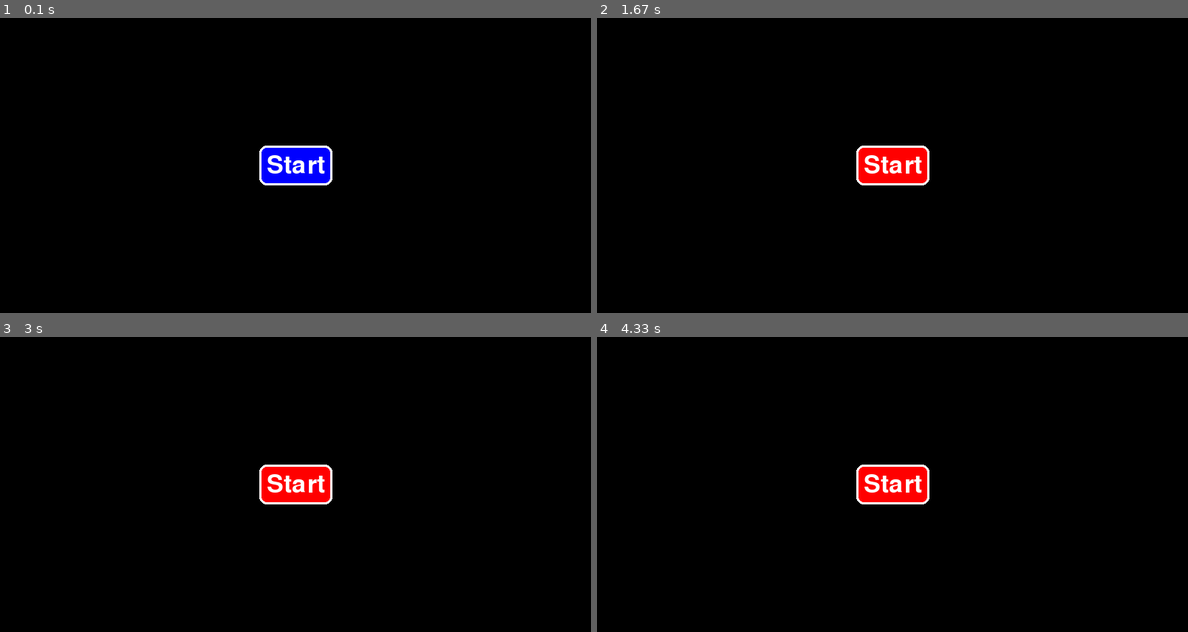
Above: before the commit, frames 1-4 (two rows, left to right).
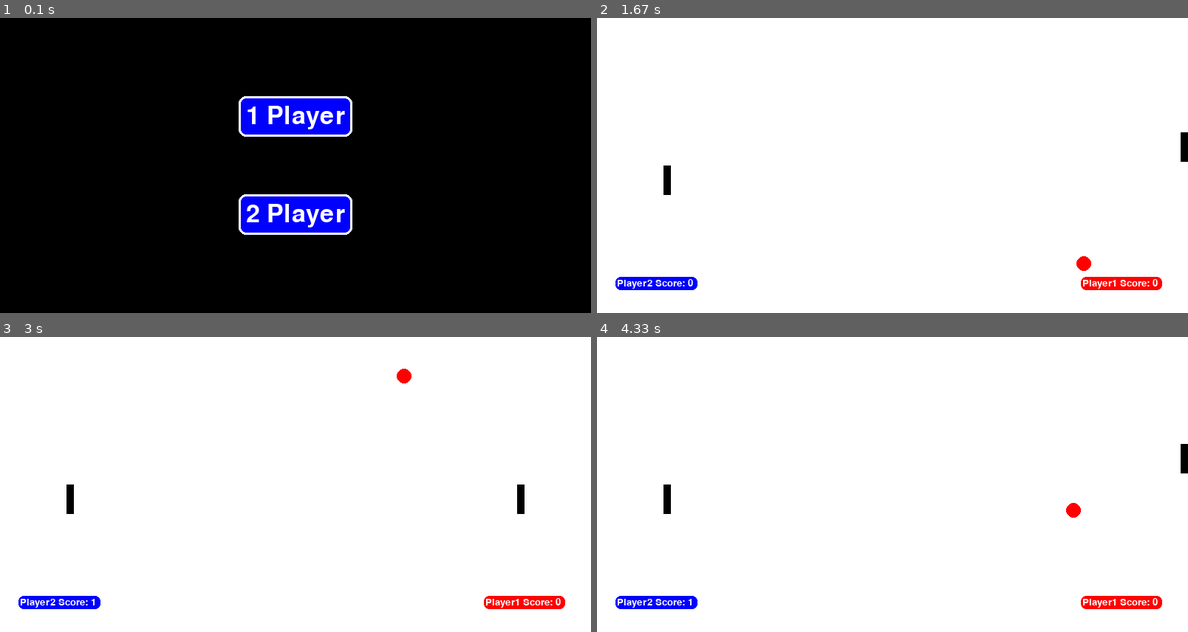
Above: after the commit, the same moments.

Repository: ShreeDesh12/pygame-pingpong
Game: pygame game, started from main.py
The game is run twice, just before and just after one commit, with the same random seed, the same clock (stepped at 60 frames per second) and the same inputs.
Inputs (mouse positions are in pixels of both pictures, inside the frame that each line leads up to):
- Up to frame 1 (0.1 s): no input
- Up to frame 2 (1.67 s): click (892, 115) at 0.38 s, where only the run after the commit has a clickable "1 Player"; hold Right 0.67-1.13 s; move the mouse to (868, 177) at 0.7 s; hold Up 1.17-1.47 s; hold Right from 1.5 s (still down)
- Up to frame 3 (3 s): release Right at 1.97 s; hold Left 2-2.53 s; hold Down 2.57-2.87 s; hold Left from 2.9 s (still down)
- Up to frame 4 (4.33 s): release Left at 3.3 s; hold Up 3.33-3.7 s; hold Right from 3.73 s (still down)

The runs differ from the first frame. In frame 1, 6.9% of the frame differs, in the area x 40-60%, y 26-74%; in frame 2, 99%, in the area x 0-100%, y 0-100%; in frame 3, 99%; in frame 4, 99%.

Commit message:
Autoplay feature added

Diff:
--- a/constants/ball.py
+++ b/constants/ball.py
@@ -3,5 +3,5 @@
 
 
 class BallSpeed:
-    X_SPEED = 5
-    Y_SPEED = 5
+    X_SPEED = 7
+    Y_SPEED = 7
--- a/constants/common.py
+++ b/constants/common.py
@@ -1,3 +1,6 @@
+from enum import Enum
+
+
 class Colors:
     BLUE = "blue"
     WHITE = (255, 255, 255)
@@ -7,3 +10,9 @@
 
 class Game:
     WIN_SCORE: int = 5
+
+
+class GameMode(str, Enum):
+    NOT_SELECTED = "not_selected"
+    COMPUTER = "computer"
+    TWO_PLAYERS = "2_players"
--- a/main.py
+++ b/main.py
@@ -2,13 +2,15 @@
 import pygame
 
 from constants.bat import BatRestrictions
-from constants.common import Colors
-from constants.screen import SCREEN_WIDTH
+from constants.common import Colors, GameMode
+from constants.screen import SCREEN_WIDTH, SCREEN_HEIGHT
 from objects.ball import Ball
 from objects.bat import Bat
 from objects.button import Button
 from objects.player import Player
 from objects.screen import Screen
+from stratergy.autoplay import autoplay
+from stratergy.gamemode import GameModeStrategy
 from stratergy.pingpong import (
     winning_strategy_for_right_player,
     winning_strategy_for_left_player,
@@ -24,11 +26,21 @@
     pygame.mixer.music.set_volume(0.5)
     pygame.mixer.music.play(-1)
 
-    start_button = Button(text_str="Start", toggle_with_mouse=True)
+    play_against_computer = Button(text_str="1 Player", x_loc=SCREEN_WIDTH//2, y_loc=SCREEN_HEIGHT//3,
+                                   toggle_with_mouse=True)
+    two_player = Button(text_str="2 Player", x_loc=SCREEN_WIDTH//2, y_loc=2*SCREEN_HEIGHT//3, toggle_with_mouse=True, is_screen_fill_required=False)
 
     end_button = None
 
-    screen = Screen(start_button=start_button, end_button=None)
+    screen = Screen(start_buttons=[{
+        "button": play_against_computer,
+        "operation": GameModeStrategy.set_game_against_computer
+    },{
+        "button": two_player,
+        "operation": GameModeStrategy.set_game_against_player
+    }],
+        end_button=None
+    )
 
     # Screen settings
     pygame.display.set_caption("PingPong")
@@ -68,19 +80,19 @@
 
     clock = pygame.time.Clock()
 
-    game_started = False
+    game_mode = GameMode.NOT_SELECTED
 
     running = True
     while running:
         screen.set_background(color=Colors.WHITE)
-        if not game_started:
-            game_started = screen.start_screen()
+        if game_mode == GameMode.NOT_SELECTED:
+            game_mode = screen.start_screen()
 
         elif end_button is not None:
             screen.set_end_button(end_button=end_button)
             game_restarted = screen.end_screen()
             if game_restarted:
-                game_started = False
+                game_mode = GameMode.NOT_SELECTED
                 end_button = None
                 player_1.set_score(0)
                 player_2.set_score(0)
@@ -94,7 +106,11 @@
             keys = pygame.key.get_pressed()
             if keys:
                 player_1.move_bat(keys=keys)
-                player_2.move_bat(keys=keys)
+                if game_mode == GameMode.TWO_PLAYERS:
+                    player_2.move_bat(keys=keys)
+
+            if game_mode == GameMode.COMPUTER:
+                autoplay(bat=bat_player_2, ball=ball)
 
             player_1.display()
             player_2.display()
--- a/objects/ball.py
+++ b/objects/ball.py
@@ -41,7 +41,7 @@
         self.__x_axis_loc += self.__x_speed
         self.__y_axis_loc += self.__y_speed
 
-    def get_boundary(self):
+    def get_position(self):
         return {
             "start_x": self.__x_axis_loc - self.__radius,
             "start_y": self.__y_axis_loc - self.__radius,
@@ -56,7 +56,7 @@
         self.__x_speed = -self.__x_speed
 
     def __validate_obstacle(self):
-        boundary = self.get_boundary()
+        boundary = self.get_position()
         screen_height, screen_width = self.__screen.get_screen_dimensions()
         if boundary["start_x"] <= 0 or boundary["end_x"] >= screen_width:
             self.__x_axis_loc = screen_width // 2
@@ -77,3 +77,6 @@
     def reset(self):
         self.__x_axis_loc = SCREEN_WIDTH // 2
         self.__y_axis_loc = SCREEN_HEIGHT // 2
+
+    def get_speed(self):
+        return self.__x_speed, self.__y_speed
--- a/objects/bat.py
+++ b/objects/bat.py
@@ -71,16 +71,16 @@
 
     def move(self, keys):
         if keys[self.__left_button]:
-            self.__move_left()
+            self.move_left()
 
         if keys[self.__right_button]:
-            self.__move_right()
+            self.move_right()
 
         if keys[self.__up_button]:
-            self.__move_up()
+            self.move_up()
 
         if keys[self.__down_button]:
-            self.__move_down()
+            self.move_down()
 
     def display(self):
         self.__validate_position()
@@ -111,16 +111,16 @@
             "max_y": self.__max_y_axis,
         }
 
-    def __move_left(self):
+    def move_left(self):
         self.__x_axis_loc -= self.__x_speed
 
-    def __move_right(self):
+    def move_right(self):
         self.__x_axis_loc += self.__x_speed
 
-    def __move_up(self):
+    def move_up(self):
         self.__y_axis_loc -= self.__y_speed
 
-    def __move_down(self):
+    def move_down(self):
         self.__y_axis_loc += self.__y_speed
 
     def __validate_position(self):
--- a/objects/screen.py
+++ b/objects/screen.py
@@ -1,6 +1,7 @@
 import pygame
+from typing import List
 
-from constants.common import Colors
+from constants.common import Colors, GameMode
 from constants.screen import SCREEN_HEIGHT, SCREEN_WIDTH, SCREEN_COLOR
 from objects.button import Button
 
@@ -11,14 +12,14 @@
         height: int = SCREEN_HEIGHT,
         width: int = SCREEN_WIDTH,
         color: str = SCREEN_COLOR,
-        start_button: Button = None,
+        start_buttons: list = None,
         end_button: Button = None,
     ):
         self.__width = width
         self.__height = height
         self.__color = color
         self.__screen_obj = pygame.display.set_mode((self.__width, self.__height))
-        self.__start_button = start_button
+        self.__start_buttons = start_buttons if start_buttons else []
         self.__end_button = end_button
 
     def get_screen(self):
@@ -34,24 +35,23 @@
         print("Rendering text")
         self.__screen_obj.blit(text, text_rect)
 
-    def set_start_button(self, start_button: Button):
-        self.__start_button = start_button
-
     def set_end_button(self, end_button: Button):
         self.__end_button = end_button
 
-    def start_screen(self):
-        self.__start_button.display(screen=self.__screen_obj)
+    def start_screen(self) -> GameMode:
+        for start_button_info in self.__start_buttons:
+            start_button_info['button'].display(screen=self.__screen_obj)
 
         for event in pygame.event.get():
             if event.type == pygame.QUIT:
                 pygame.quit()
                 exit()
             if event.type == pygame.MOUSEBUTTONDOWN:
-                if self.__start_button.button_box.collidepoint(event.pos):
-                    return True
+                for start_button_info in self.__start_buttons:
+                    if start_button_info['button'].button_box.collidepoint(event.pos):
+                        return start_button_info['operation']()
 
-        return False
+        return GameMode.NOT_SELECTED
 
     def end_screen(self):
         self.__end_button.display(screen=self.__screen_obj)
--- /dev/null
+++ b/stratergy/autoplay.py
@@ -0,0 +1,25 @@
+from objects.ball import Ball
+from objects.bat import Bat
+
+
+def autoplay(bat: Bat, ball: Ball, defending_left_side: bool = True):
+    ball_position = ball.get_position()
+    _, bat_y, _, bat_height = bat.get_bat()
+
+    x_speed, _ = ball.get_speed()
+
+    ball_mid = (ball_position['start_y'] + ball_position['end_y'])//2
+    bat_mid = bat_y + (bat_height//2)
+
+    if defending_left_side and x_speed < 0:
+        if ball_mid < bat_mid:
+            bat.move_up()
+        elif ball_mid > bat_mid:
+            bat.move_down()
+
+    elif defending_left_side is False and x_speed > 0:
+        if ball_mid < bat_mid:
+            bat.move_down()
+
+        elif ball_mid > bat_mid:
+            bat.move_up()
--- /dev/null
+++ b/stratergy/gamemode.py
@@ -0,0 +1,11 @@
+from constants.common import GameMode
+
+
+class GameModeStrategy:
+    @staticmethod
+    def set_game_against_computer():
+        return GameMode.COMPUTER
+
+    @staticmethod
+    def set_game_against_player():
+        return GameMode.TWO_PLAYERS
--- a/stratergy/pingpong.py
+++ b/stratergy/pingpong.py
@@ -5,7 +5,7 @@
 
 
 def winning_strategy_for_right_player(ball: Ball):
-    ball_boundary = ball.get_boundary()
+    ball_boundary = ball.get_position()
     if (
         ball_boundary["start_x"] <= MARGIN_OF_ERROR
         or ball_boundary["end_x"] <= MARGIN_OF_ERROR
@@ -16,7 +16,7 @@
 
 
 def winning_strategy_for_left_player(ball: Ball):
-    ball_boundary = ball.get_boundary()
+    ball_boundary = ball.get_position()
     if (
         ball_boundary["start_x"] >= SCREEN_WIDTH - MARGIN_OF_ERROR
         or ball_boundary["end_x"] >= SCREEN_WIDTH - MARGIN_OF_ERROR
Not shown, added: pingpong.zip
